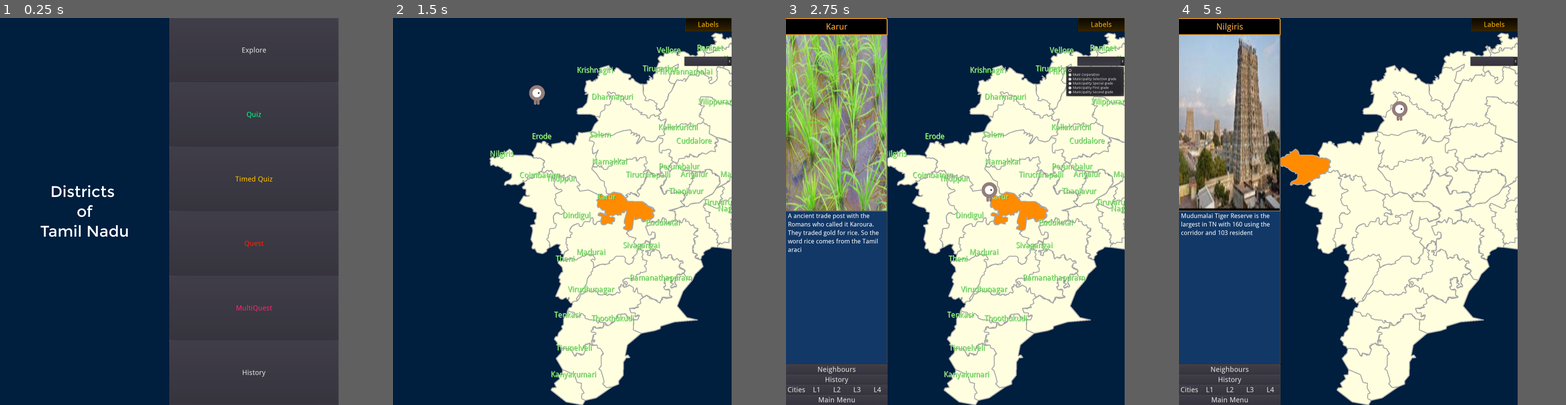
Above: before the commit, frames 1-4 (left to right).
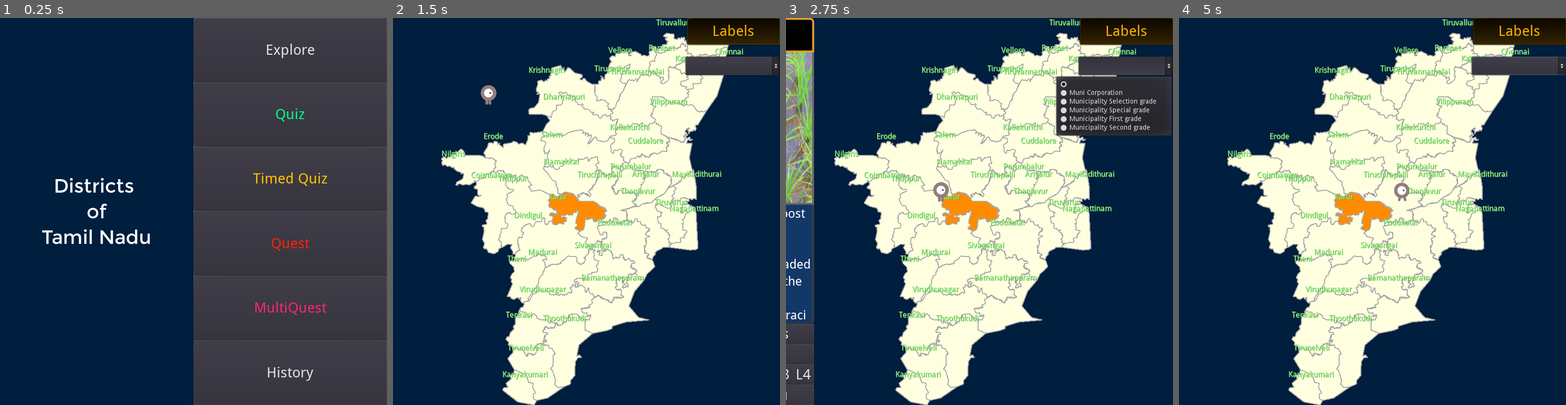
Above: after the commit, the same moments.

Repository: sharun-s/godot-tn
Game: Godot game, scene res://Node2D.tscn
The game is run twice, just before and just after one commit, with the same random seed, the same clock (stepped at 60 frames per second) and the same inputs.
Inputs (mouse positions are in pixels of both pictures, inside the frame that each line leads up to; where the layout moved, square brackets give the same spot in the first picture):
- Up to frame 1 (0.25 s): no input
- Up to frame 2 (1.5 s): click "Explore" at 0.5 s; click "Labels" at 1.25 s
- Up to frame 3 (2.75 s): click (1083, 64) [1099, 60] at 2 s
- Up to frame 4 (5 s): tap Enter at 2.75 s; drag from (1465, 168) to (1515, 56) at 2.77 s; drag from (1515, 56) to (1465, 168) at 3.52 s; move the mouse to (1306, 168) at 4.27 s; hold Right (ui_right) from 4.28 s (still down); tap Backspace at 4.35 s; click (1306, 168) at 4.42 s
In our replay, the window is 700x800 before the commit and 800x800 after it. These sizes can differ from the game's own. Grey fills any space a smaller window leaves; there, only what the larger window draws over its background counts as a difference.

The runs differ from the first frame. In frame 1, 8.5% of the frame differs, in the area x 10-100%, y 0-100%; in frame 2, 31%; in frame 3, 56%, in the area x 0-100%, y 0-100%; in frame 4, 55%.

Commit message:
UI: Improving infobox appear/disappear transition when disitrict is selected and deselected

Diff:
--- a/InfoCenter.gd
+++ b/InfoCenter.gd
@@ -353,12 +353,13 @@
 func _ready():
 	#if OS.get_name()=='Android':
 	#	$VBoxContainer2/FactBox.set("custom_fonts/font/size",24)
+	rect_position.x=-rect_size.x
 	var fact_stats={tot=0}
 	preload_from_pics_dir()
 	# facts have to be filtered by type to setup subject quests/multiquests
 	# stored in filterfacts. On new subject quest facts points at relevant filterfacts
 	for i in facts:
-		print(i, ' ', len(facts[i]) )
+		#print(i, ' ', len(facts[i]) )
 		for f in facts[i]:
 			fact_stats['tot']+=1
 			if f[1]==':':
--- a/InfoCenter.tscn
+++ b/InfoCenter.tscn
@@ -77,14 +77,14 @@
 }
 
 [node name="VBoxContainer" type="VBoxContainer" parent="."]
-margin_right = 1400.0
-margin_bottom = 950.0
+margin_right = 800.0
+margin_bottom = 400.0
 size_flags_horizontal = 3
 size_flags_vertical = 3
 custom_constants/separation = 0
 
 [node name="NameBox" type="Label" parent="VBoxContainer"]
-margin_right = 1400.0
+margin_right = 800.0
 margin_bottom = 117.0
 size_flags_vertical = 1
 custom_styles/normal = SubResource( 1 )
@@ -99,8 +99,8 @@
 
 [node name="PanelContainer" type="PanelContainer" parent="VBoxContainer"]
 margin_top = 117.0
-margin_right = 1400.0
-margin_bottom = 950.0
+margin_right = 800.0
+margin_bottom = 400.0
 grow_horizontal = 2
 grow_vertical = 2
 size_flags_horizontal = 3
@@ -108,23 +108,23 @@
 custom_styles/panel = SubResource( 3 )
 
 [node name="imgbox" type="TextureRect" parent="VBoxContainer/PanelContainer"]
-margin_right = 1396.0
-margin_bottom = 829.0
+margin_right = 796.0
+margin_bottom = 279.0
 size_flags_horizontal = 3
 size_flags_vertical = 3
 expand = true
 
 [node name="VBoxContainer2" type="VBoxContainer" parent="."]
-margin_top = 950.0
-margin_right = 1400.0
-margin_bottom = 1900.0
+margin_top = 400.0
+margin_right = 800.0
+margin_bottom = 800.0
 size_flags_horizontal = 3
 size_flags_vertical = 3
 custom_constants/separation = 0
 
 [node name="FactBox" type="Label" parent="VBoxContainer2"]
-margin_right = 1400.0
-margin_bottom = 782.0
+margin_right = 800.0
+margin_bottom = 232.0
 size_flags_horizontal = 3
 size_flags_vertical = 3
 custom_styles/normal = SubResource( 4 )
@@ -133,13 +133,13 @@
 autowrap = true
 
 [node name="MarginContainer" type="VBoxContainer" parent="VBoxContainer2"]
-margin_top = 782.0
-margin_right = 1400.0
-margin_bottom = 950.0
+margin_top = 232.0
+margin_right = 800.0
+margin_bottom = 400.0
 custom_constants/separation = 0
 
 [node name="Neighbours" type="Button" parent="VBoxContainer2/MarginContainer"]
-margin_right = 1400.0
+margin_right = 800.0
 margin_bottom = 42.0
 size_flags_horizontal = 3
 size_flags_vertical = 3
@@ -151,7 +151,7 @@
 
 [node name="history" type="Button" parent="VBoxContainer2/MarginContainer"]
 margin_top = 42.0
-margin_right = 1400.0
+margin_right = 800.0
 margin_bottom = 84.0
 size_flags_horizontal = 3
 size_flags_vertical = 3
@@ -172,44 +172,44 @@
 
 [node name="Cities" type="HBoxContainer" parent="VBoxContainer2/MarginContainer"]
 margin_top = 84.0
-margin_right = 1400.0
+margin_right = 800.0
 margin_bottom = 126.0
 custom_constants/separation = 0
 
 [node name="Muni" type="Button" parent="VBoxContainer2/MarginContainer/Cities"]
-margin_right = 280.0
+margin_right = 160.0
 margin_bottom = 42.0
 size_flags_horizontal = 3
 custom_fonts/font = SubResource( 9 )
 text = "Cities"
 
 [node name="Selection" type="Button" parent="VBoxContainer2/MarginContainer/Cities"]
-margin_left = 280.0
-margin_right = 560.0
+margin_left = 160.0
+margin_right = 320.0
 margin_bottom = 42.0
 size_flags_horizontal = 3
 custom_fonts/font = SubResource( 9 )
 text = "L1"
 
 [node name="Special" type="Button" parent="VBoxContainer2/MarginContainer/Cities"]
-margin_left = 560.0
-margin_right = 840.0
+margin_left = 320.0
+margin_right = 480.0
 margin_bottom = 42.0
 size_flags_horizontal = 3
 custom_fonts/font = SubResource( 9 )
 text = "L2"
 
 [node name="First" type="Button" parent="VBoxContainer2/MarginContainer/Cities"]
-margin_left = 840.0
-margin_right = 1120.0
+margin_left = 480.0
+margin_right = 640.0
 margin_bottom = 42.0
 size_flags_horizontal = 3
 custom_fonts/font = SubResource( 9 )
 text = "L3"
 
 [node name="Second" type="Button" parent="VBoxContainer2/MarginContainer/Cities"]
-margin_left = 1120.0
-margin_right = 1400.0
+margin_left = 640.0
+margin_right = 800.0
 margin_bottom = 42.0
 size_flags_horizontal = 3
 custom_fonts/font = SubResource( 9 )
@@ -217,7 +217,7 @@
 
 [node name="Back" type="Button" parent="VBoxContainer2/MarginContainer"]
 margin_top = 126.0
-margin_right = 1400.0
+margin_right = 800.0
 margin_bottom = 168.0
 size_flags_horizontal = 3
 size_flags_vertical = 3
--- a/Node2D.tscn
+++ b/Node2D.tscn
@@ -56,7 +56,7 @@
 bg_color = Color( 0, 0.121569, 0.247059, 1 )
 
 [sub_resource type="DynamicFont" id=9]
-size = 64
+size = 40
 font_data = ExtResource( 2 )
 
 [sub_resource type="DynamicFont" id=10]
@@ -166,8 +166,8 @@
 }
 
 [node name="Title" type="Label" parent="HUD/StartScreen"]
-margin_right = 700.0
-margin_bottom = 1900.0
+margin_right = 400.0
+margin_bottom = 800.0
 size_flags_horizontal = 3
 size_flags_vertical = 7
 custom_styles/normal = SubResource( 8 )
@@ -179,16 +179,16 @@
 valign = 1
 
 [node name="B" type="VBoxContainer" parent="HUD/StartScreen"]
-margin_left = 700.0
-margin_right = 1400.0
-margin_bottom = 1900.0
+margin_left = 400.0
+margin_right = 800.0
+margin_bottom = 800.0
 size_flags_horizontal = 3
 size_flags_vertical = 3
 custom_constants/separation = 0
 
 [node name="Explore" type="Button" parent="HUD/StartScreen/B"]
-margin_right = 700.0
-margin_bottom = 316.0
+margin_right = 400.0
+margin_bottom = 133.0
 size_flags_vertical = 3
 custom_fonts/font = SubResource( 4 )
 text = "Explore"
@@ -197,9 +197,9 @@
 }
 
 [node name="Quiz" type="Button" parent="HUD/StartScreen/B"]
-margin_top = 316.0
-margin_right = 700.0
-margin_bottom = 633.0
+margin_top = 133.0
+margin_right = 400.0
+margin_bottom = 266.0
 size_flags_vertical = 3
 custom_fonts/font = SubResource( 4 )
 custom_colors/font_color = Color( 0, 0.992157, 0.533333, 1 )
@@ -209,9 +209,9 @@
 }
 
 [node name="Timed" type="Button" parent="HUD/StartScreen/B"]
-margin_top = 633.0
-margin_right = 700.0
-margin_bottom = 949.0
+margin_top = 266.0
+margin_right = 400.0
+margin_bottom = 399.0
 size_flags_vertical = 3
 custom_fonts/font = SubResource( 4 )
 custom_colors/font_color = Color( 1, 0.756863, 0.027451, 1 )
@@ -221,9 +221,9 @@
 }
 
 [node name="Quest" type="Button" parent="HUD/StartScreen/B"]
-margin_top = 949.0
-margin_right = 700.0
-margin_bottom = 1266.0
+margin_top = 399.0
+margin_right = 400.0
+margin_bottom = 533.0
 size_flags_vertical = 3
 custom_fonts/font = SubResource( 4 )
 custom_colors/font_color = Color( 1, 0.133333, 0.027451, 1 )
@@ -233,9 +233,9 @@
 }
 
 [node name="Quest2" type="Button" parent="HUD/StartScreen/B"]
-margin_top = 1266.0
-margin_right = 700.0
-margin_bottom = 1583.0
+margin_top = 533.0
+margin_right = 400.0
+margin_bottom = 666.0
 size_flags_vertical = 3
 custom_fonts/font = SubResource( 4 )
 custom_colors/font_color = Color( 0.976471, 0.14902, 0.447059, 1 )
@@ -245,9 +245,9 @@
 }
 
 [node name="Learn" type="Button" parent="HUD/StartScreen/B"]
-margin_top = 1583.0
-margin_right = 700.0
-margin_bottom = 1900.0
+margin_top = 666.0
+margin_right = 400.0
+margin_bottom = 800.0
 size_flags_vertical = 3
 custom_fonts/font = SubResource( 4 )
 text = "History"
--- a/TN.gd
+++ b/TN.gd
@@ -390,7 +390,7 @@
 			path.append("Districts/"+district)
 		else:
 			#on release touch check whats in path and move if required
-			select("Districts/"+district)
+			decide_action("Districts/"+district)
 		#walkpath.clear_points()
 		#walkpath.add_point(get_node(district).position)
 	#on hover show label
@@ -412,7 +412,7 @@
 		$Label.text=dist.split('/')[1]
 		$Label.rect_position=center(dist)
 
-func select(district):
+func decide_action(district):
 	if game_in_progress==1 and attempts < turns:
 		if district.split('/')[1] == challenge:
 			score+=1
@@ -453,25 +453,44 @@
 		#if !moving:
 		gotoDistrict()
 
+enum selectionType {
+	new, #moving from no selected district to first selected district
+	change, #moving from one selected district to another
+	deselection, #selected district is clicked again
+	}
+
+#TODO should probable be a property of districts
+func selection_state(district):
+	if district!=selected_district and selected_district!='':
+		return selectionType.change
+	else:
+		if district==selected_district:
+			return selectionType.deselection
+	return selectionType.new
+
 #deselect district if one is already selected before selecting new one
 #selecting = change color + add border
+# returns selection transition type - maybe change, deselection, new
 func highlight_district(district, show_neighbours:=true):
+	var state=selection_state(district)
 	if game_in_progress!=3:
-		if district!=selected_district and selected_district!='':
-			deselect()
+		if state == selectionType.change:
+			deselect() #new district has been selected - remove higlight of old one
 		else:
-			if district==selected_district:
-				# already selected so deselect
+			# already selected so deselect
+			if state == selectionType.deselection:
+				disappear()
 				deselect()
 				$Label.text=''
 				selected_district=''
 				update() # redraw borders
-				return
+				return state
 	selected_district=district
 	setDistrict_Color_Text(district, selected_color)
 	if show_neighbours:
 		_on_Grid_show_neighbours(true)
 	update() # redraw borders
+	return state
 
 func deselect():
 	for node in $Districts.get_children():
@@ -599,8 +618,8 @@
 	# gopal state depends on game - explore/quest/multiquest show - history/quiz/timedquiz hide
 	$Gopal.hide()
 	disableui()
-	$HUD/Grid.hide()
-	#disappear()
+	#$HUD/Grid.hide()
+	disappear()
 	if game_in_progress==2:
 		borders(false)
 	if selected_district!='':
@@ -618,7 +637,7 @@
 	$Gopal.initiated_by_code=true
 	while path.size() > 0 :
 		current=path.pop_front()
-		highlight_district(current,false)
+		var st=highlight_district(current,false)
 		var gpos=get_node(current).position#+Vector2(d[current][2]/2, d[current][3]/2 )
 		distance=$Gopal.position.distance_to(gpos)
 		var direction=$Gopal.position.direction_to(gpos)
@@ -628,7 +647,9 @@
 		tw.start()
 		var x=yield(tw, 'tween_completed')
 		#moving=false
-		showinfo(current)
+		#TODO test what happens when clicking around while Gopal is moving to target
+		if st != selectionType.deselection:
+			showinfo(current)
 	$Gopal.velocity=Vector2(0,0)
 	$Gopal.initiated_by_code=false
 	$Gopal/CollisionShape2D.disabled = false
@@ -875,13 +896,25 @@
 	seconds=seconds+1
 	$HUD/Clock.text=str(seconds)
 
+func showstack():
+	for i in get_stack():
+		print(i.function, i.line)
+
 func appear():
-	tw.interpolate_property($HUD/Grid, "rect_position:y", get_viewport_rect().size.y, 0,.3)
+	#print("==>>")
+	#showstack()
+	tw.interpolate_property($HUD/Grid, "rect_position:x", -$HUD/Grid.rect_size.x, 0,.3)
 	tw.start()
 
 func disappear():
-	tw.interpolate_property($HUD/Grid, "rect_position:y", 0, get_viewport_rect().size.y,.3)
+	#var tmpx=$HUD/Grid.rect_size.x
+	#print("<<==")
+	#showstack()
+	tw.interpolate_property($HUD/Grid, "rect_position:x", 0,-$HUD/Grid.rect_size.x,.3)
 	tw.start()
+	yield(tw,"tween_completed")
+	#$HUD/Grid.hide()
+	#$HUD/Grid.rect_position.x=0
 
 
 func _on_Quest_pressed():
@@ -922,8 +955,10 @@
 	$HUD/Score.text='Check the InfoBox for Instructions'
 	game_in_progress=3
 	if general_quests.has(quest_name):
+		appear()
 		$HUD/Grid.reload(districts, '', '', 0)
 	else:
+		appear()
 		$HUD/Grid.reload(districts, '', '', 0,quest_name[0])
 
 func _on_Timed_pressed():
@@ -941,6 +976,7 @@
 func showinfo(district):
 	if game_in_progress==3:
 		$HUD/Score.visible=false
+		appear()
 		$HUD/Grid.reload(district, '', '', 1)
 	else:
 		# non quest just show info without clue
@@ -956,6 +992,7 @@
 #			else:
 #				btn.hide()
 #			cnt=cnt+1
+		appear()
 		$HUD/Grid.reload(district, neighbours(district), get_history(district), 2)
 
 func _on_quest_over(turnstaken, cluessolved, success):
@@ -965,7 +1002,7 @@
 	$HUD/Grid/VBoxContainer2/MarginContainer/Back.visible=true
 	$HUD/Grid/VBoxContainer2/MarginContainer/Cities.show()
 	$HUD/Grid.hide()
-	#disappear()
+	disappear()
 	$HUD/Score.visible=false
 	if success:
 		timed_msg("[pulse color=#22dd44 height=-15 freq=7]Congrats! Quest Complete. You took "+str(turnstaken)+" turns\nAnd solved "+str(cluessolved)+" clues! Next Quest has been Unlocked.[/pulse]",3)
--- a/project.godot
+++ b/project.godot
@@ -34,8 +34,8 @@
 
 [display]
 
-window/size/width=1400
-window/size/height=1900
+window/size/width=800
+window/size/height=800
 window/size/fullscreen=true
 
 [input]
